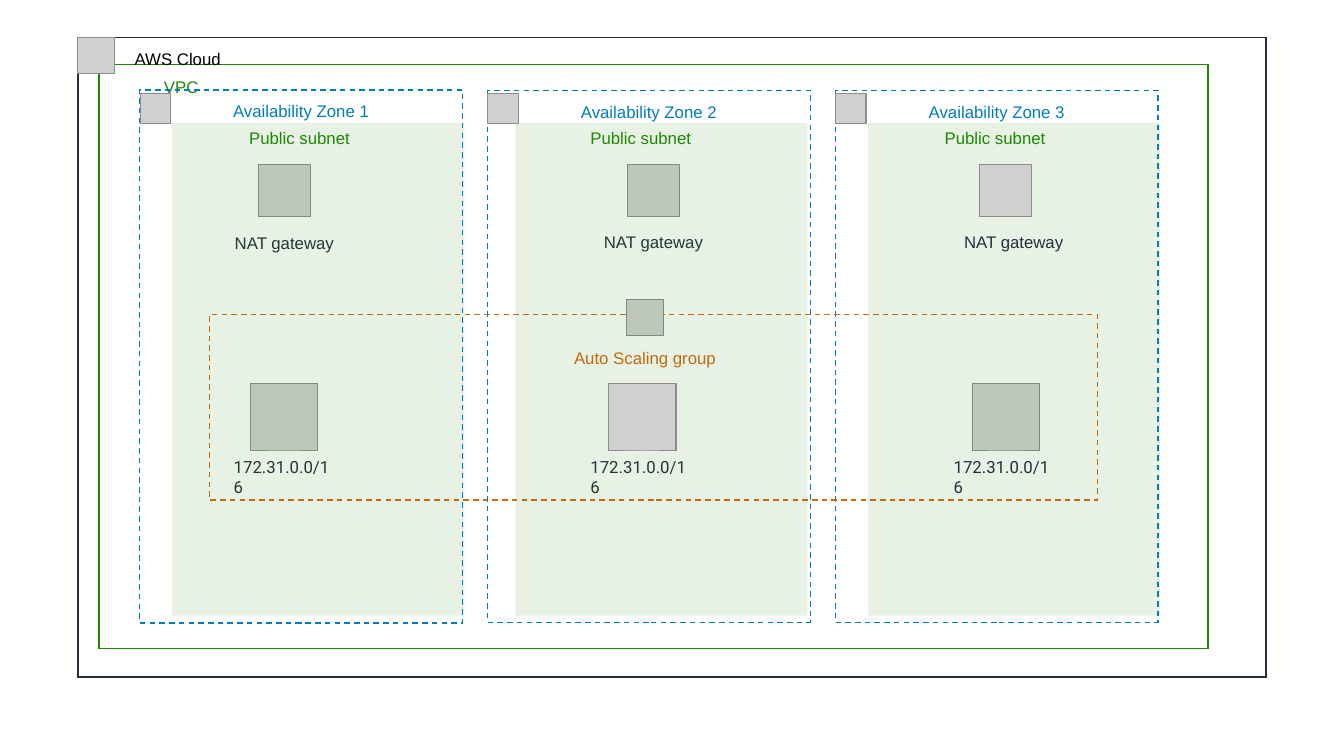
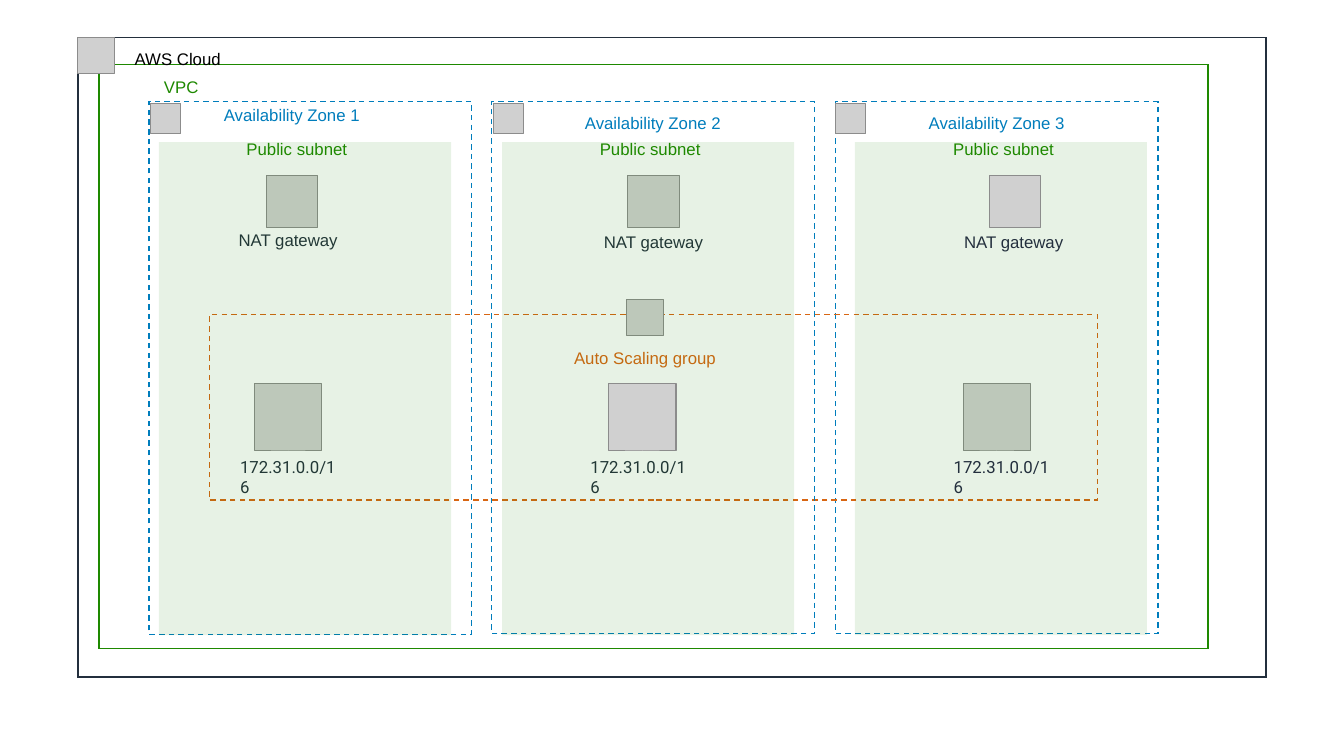
Before and after one commit to aws-quickstart/quickstart-neo4j, a slide deck: slide 1 of docs/images/neo4j_architecture_diagram.pptx. Drawn at 1344x756 pixels with LibreOffice and Linux fonts; fonts in the diff are those of the drawing; grey boxes stand for pictures; background and template pictures are left out. Boxes give left, top, right and bottom in pixels: in the first picture for what was removed or moved away, otherwise in the second. Text is boxed around its words. In the diff, an @@ line names an element or a change of style, - is before the commit and + after.

```diff
--- a/docs/images/neo4j_architecture_diagram.pptx
+++ b/docs/images/neo4j_architecture_diagram.pptx
@@ free "Availability Zone 1": place and size @@
-free "Availability Zone 1" at box(233, 105, 369, 121)
+free "Availability Zone 1" at box(136, 110, 447, 110)
@@ 3 pictures, 2 texts, 1 rectangle: place and size @@
-3 pictures, 2 texts, 1 rectangle at box(140, 90, 1045, 623)
+3 pictures, 2 texts, 1 rectangle at box(149, 101, 1053, 634)
@@ 1 picture, 1 text, 1 rectangle: place and size @@
-1 picture, 1 text, 1 rectangle at box(488, 91, 811, 623)
+1 picture, 1 text, 1 rectangle at box(492, 102, 815, 634)
@@ 2 pictures, 1 text, 1 rectangle: place and size @@
-2 pictures, 1 text, 1 rectangle at box(628, 91, 1158, 623)
+2 pictures, 1 text, 1 rectangle at box(628, 102, 1158, 634)
@@ text "Public subnet": place and size @@
-text "Public subnet" at box(249, 132, 349, 144)
+text "Public subnet" at box(246, 143, 347, 155)
@@ 3 rectangles: place and size @@
-3 rectangles at box(172, 123, 1160, 616)
+3 rectangles at box(159, 142, 1147, 635)
@@ 2 texts, 1 picture: place and size @@
-2 texts, 1 picture at box(234, 237, 333, 474)
+2 texts, 1 picture at box(239, 234, 337, 474)
@@ picture: place and size @@
-picture at box(972, 384, 1040, 452)
+picture at box(964, 384, 1031, 452)
```
Also in this commit, not shown: 10 other files.
